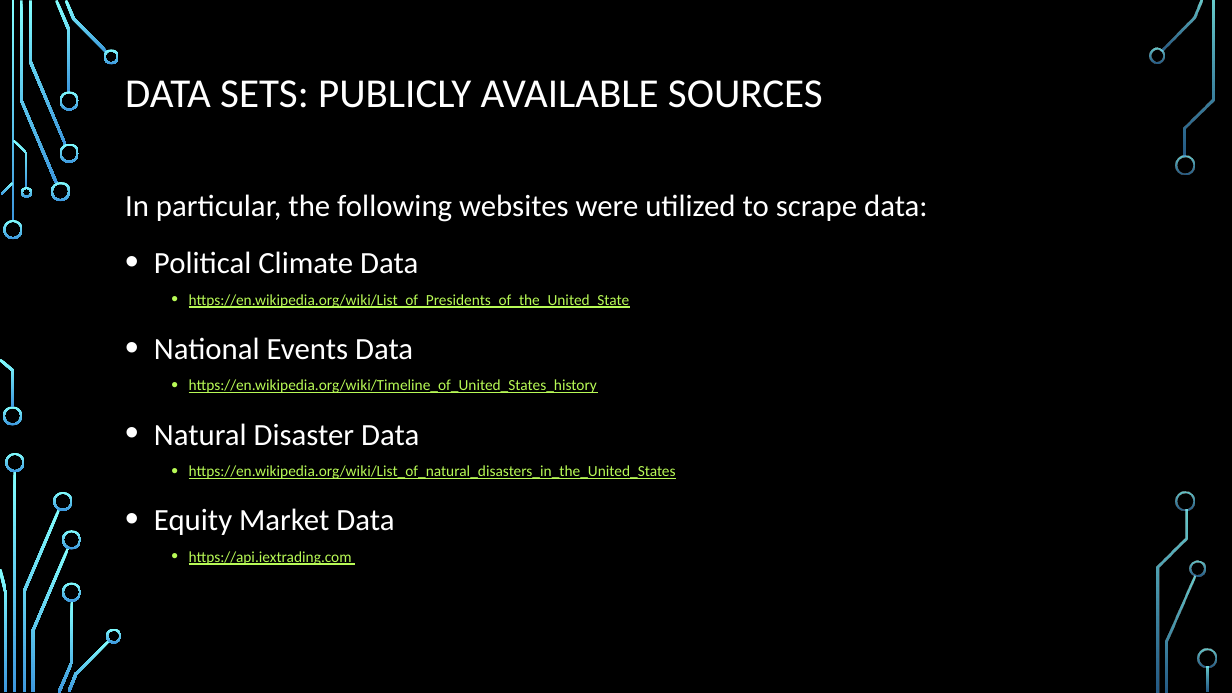
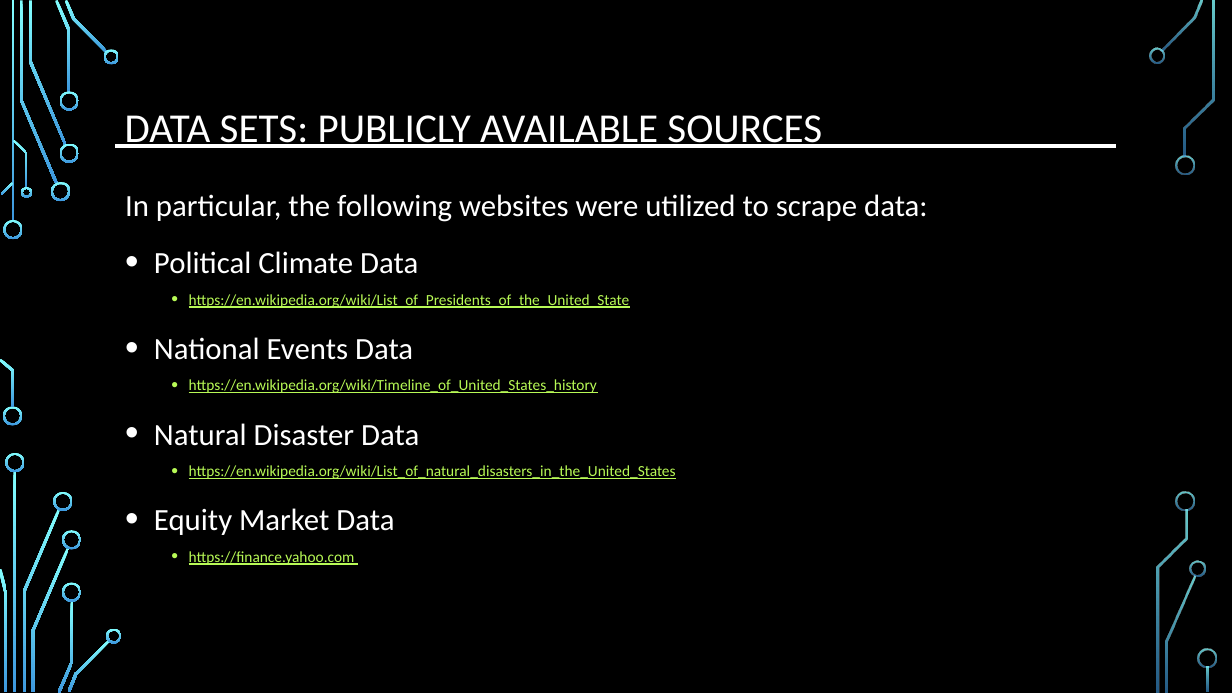
Before and after one commit to djserna/7330-Group-Project, a slide deck: slide 9 of Presentation/MSDS_7330_Group_Project_Presentation.pptx. Drawn at 1232x693 pixels with LibreOffice and Linux fonts; fonts in the diff are those of the drawing; background and template pictures are left out. Boxes give left, top, right and bottom in pixels: in the first picture for what was removed or moved away, otherwise in the second. Text is boxed around its words. In the diff, an @@ line names an element or a change of style, - is before the commit and + after.

Commit message:
Title and Graph Names Update

```diff
--- a/Presentation/MSDS_7330_Group_Project_Presentation.pptx
+++ b/Presentation/MSDS_7330_Group_Project_Presentation.pptx
@@ title "DATA SETS: PUBLICLY AVAILABLE SOURCES" rewrapped from box(125, 80, 823, 108) to box(125, 115, 822, 148) @@
@@ line added from (116, 146) to (1116, 146), #FFFFFF 3 pt @@
@@ text at box(189, 551, 355, 565): text changed @@
-  • https://api.iextrading.com
+  • https://finance.yahoo.com
```
Also in this commit, not shown: 12 other slides changed, 1 slide removed.
